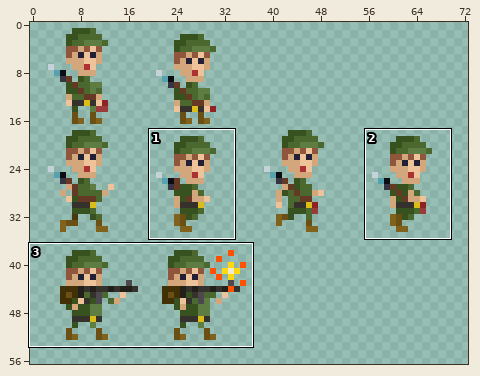
Two versions of one sprite sheet, src/games/roguelite/assets/img/characters/soldier.png. The first picture is a wide view before the edit; the outline marks the close-up.
Close-up. First the earlier version:
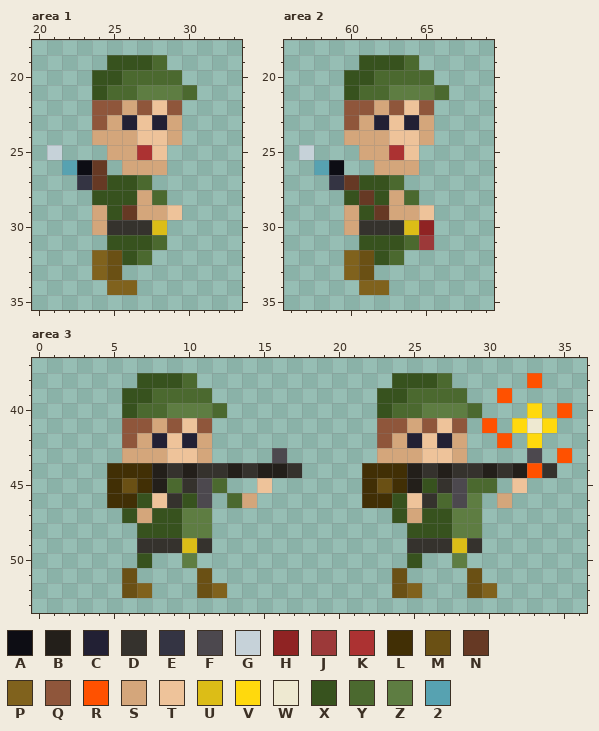
The file is 180x180 pixels. Colours within 5 levels of each other are drawn and written as one. Shown: area 1: x 20..33, y 18..35; area 2: x 56..69, y 18..35; area 3: x 0..36, y 37..53. The wide view leaves out empty margins. The commit also changed other parts of the picture, which this record leaves out.
Palette (. is transparent): A #0d0d14  B #231f1a  C #222034  D #35322d  E #343443  F #4c484e  G #c6d2d9  H #8f2323  J #9c3939  K #ac3232  L #412f05  M #6a5014  N #663924  P #80621d  Q #8f563b  R #ff5100  S #d4a67b  T #eec39a  U #dcbd17  V #ffd90d  W #eee9d1  X #37521e  Y #4b692f  Z #5e7d42  2 #57a2b1
Pixels before, area 1, first column x 21:
19 ....XXXY..
20 ...XXYYYY.
21 ...XYYZZZY
22 ...QQSQTQ.
23 ...QSCTCS.
24 ...SSSTTS.
25 G...SSKT..
26 .2AN.SSS..
27 ..ENXXY...
28 ...XXXSY..
29 ...SXNSST.
30 ...SDDDU..
31 ....XXXY..
32 ...PMXY...
33 ...PM.....
34 ....PP....
Pixels before, area 2, first column x 57:
19 ....XXXY..
20 ...XXYYYY.
21 ...XYYZZZY
22 ...QQSQTQ.
23 ...QSCTCS.
24 ...SSSTTS.
25 G...SSKT..
26 .2A..SSS..
27 ..ENXXY...
28 ...XNXSY..
29 ...SXNSST.
30 ...SDDDUH.
31 ....XXXYJ.
32 ...PMXY...
33 ...PM.....
34 ....PP....
Pixels before, area 3, first column x 5:
38 ..XXXY.............XXXY.....R..
39 .XXYYYY...........XXYYYY..R....
40 .XYYZZZY..........XYYZZZY...V.R
41 .QQSQTQ...........QQSQTQ.R.VWV.
42 .QSCTCS...........QSCTCS..R.V..
43 .SSSTTS....F......SSSTTS....F.R
44 LLLBDBDDBDBBD....LLLBDBDDBDBRD.
45 LMLBYDFY..T......LMLBXDFYY.T...
46 LLXTDXF.YS.......LLXTDYFZ.S....
47 .XSXXZZ............XSXXZZ......
48 ..XXXZZ.............XXXZZ......
49 ..DDDUD.............DDDUD......
50 ..X..Z..............X..Z.......
51 .M....M............M....M......
52 .MP...MP...........MP...MP.....
New version:
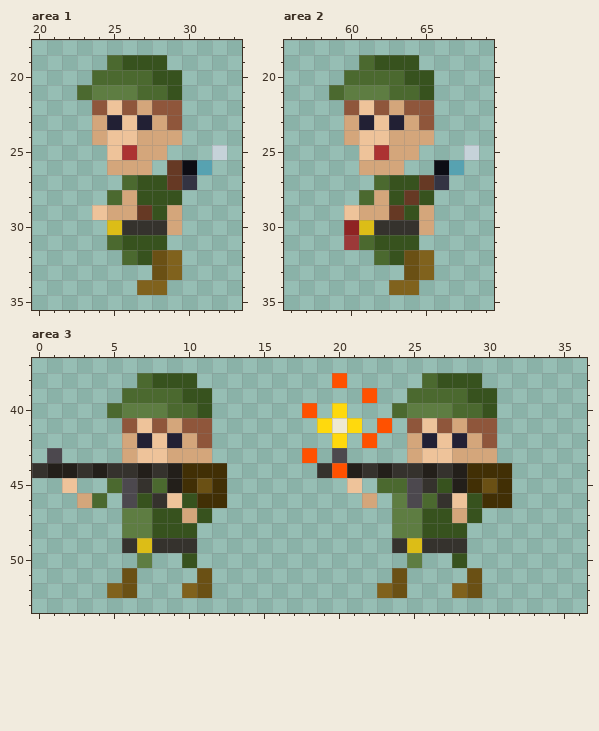
Changes in this commit:
Changed rows in their new state; - is an unchanged pixel.
Area 1:
first column x 21:
19 ----Y--X----
20 ---YY--XX---
21 --YZZZYYX.--
22 ----TQSQ----
23 ---SCTCSQ---
24 ----TTSS----
25 .---TKSS---G
26 -...S--.NA2-
27 --...YXXNE--
28 ---.YSXXX---
29 ---TSSNXS---
30 ---.U--DS---
31 ----Y--X----
32 ---..YXMP---
33 ---..--MP---
34 ----..PP----
Area 2:
first column x 57:
19 ----Y--X----
20 ---YY--XX---
21 --YZZZYYX.--
22 ----TQSQ----
23 ---SCTCSQ---
24 ----TTSS----
25 .---TKSS---G
26 -..-S--.-A2-
27 --...YXXNE--
28 ---.YSXNX---
29 ---TSSNXS---
30 ---HU--DS---
31 ---JY--X.---
32 ---..YXMP---
33 ---..--MP---
34 ----..PP----
Area 3:
first column x 0:
38 -------Y--X---------R---..YXXX---.--
39 ------YY--XX----------R..----XX.----
40 -----YZZZYYX.-----R-V--.-Z--Y-X--.-.
41 -------TQSQ--------VWV-R.QTQSQQ-...-
42 ------SCTCSQ--------V-R..SCTCSQ.-.--
43 -F-----TTSS-----.-R-F--..----SS--.-.
44 DBBDBDDBDBLLL.....-DRBDBDDBDBLLL...-
45 --T--YFDYBLML--.-----T.YYFDXBLML.---
46 ---SY.F-DT-LL..-------S.ZFYDTXLL----
47 ------ZZ--SX------------ZZ--SX------
48 ------ZZ--X.------------ZZ--X.------
49 ------DU--D.------------DU--D.------
50 -------Z--X--------------Z--X-------
52 -----P-.--P-.----------P-.--P-.-----
Changed places in both close-ups, as pixel boxes (x1, y1, x2, y2):
changed: (47, 55, 227, 295)
changed: (299, 55, 479, 295)
changed: (32, 373, 572, 598)
